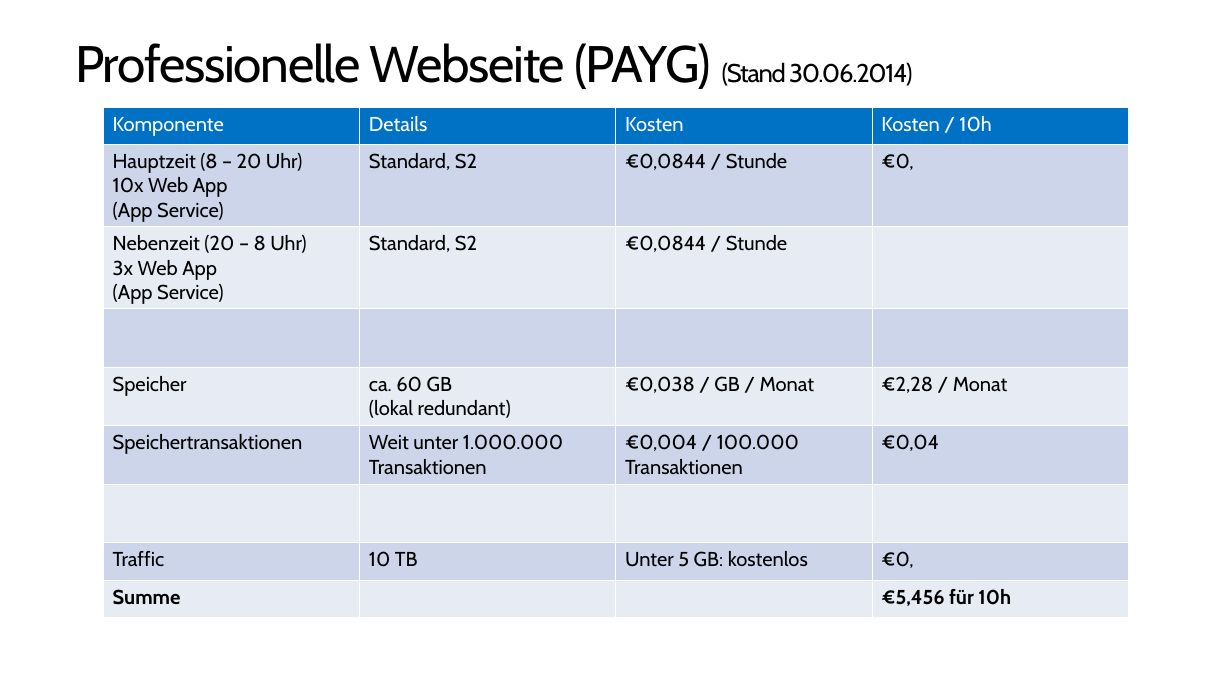
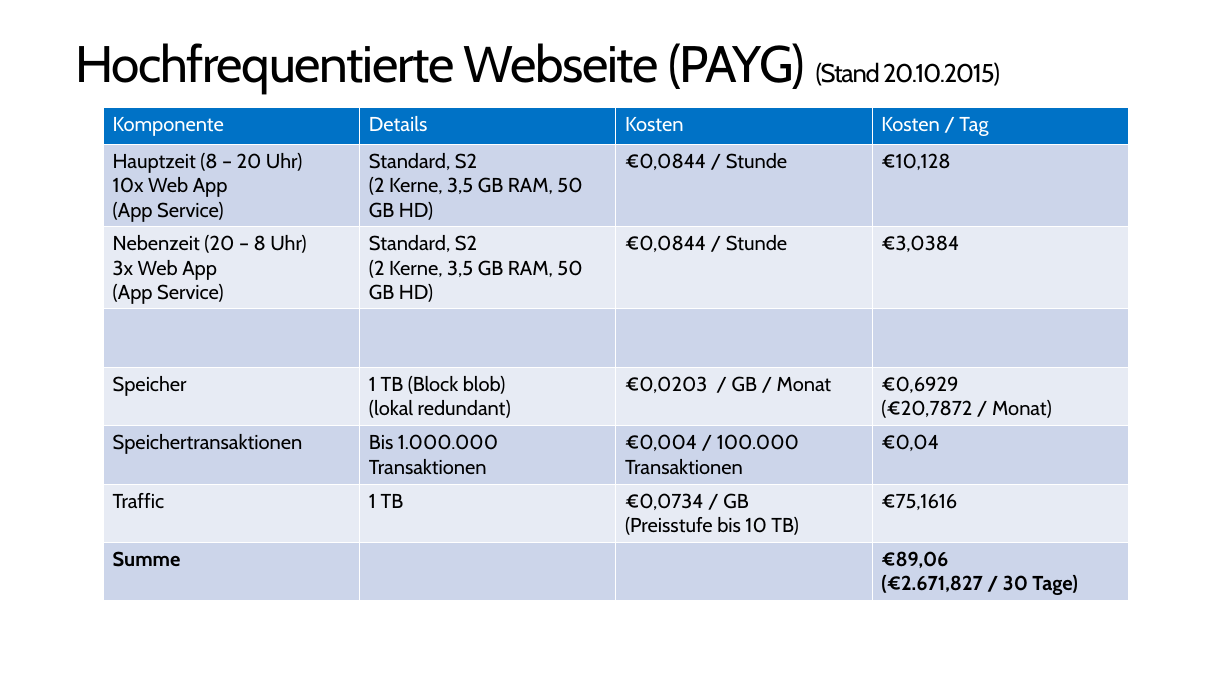
Before and after one commit to pkirch/hybridit15, a slide deck: slide 7 of Modul3/FY16Q2 Azure Kosten & Sicherheit (IT Camp Hybrid IT).pptx. Drawn at 1232x693 pixels with LibreOffice and Linux fonts; fonts in the diff are those of the drawing. Boxes give left, top, right and bottom in pixels: in the first picture for what was removed or moved away, otherwise in the second. Text is boxed around its words. In the diff, an @@ line names an element or a change of style, - is before the commit and + after.

```diff
--- a/Modul3/FY16Q2 Azure Kosten & Sicherheit (IT Camp Hybrid IT).pptx
+++ b/Modul3/FY16Q2 Azure Kosten & Sicherheit (IT Camp Hybrid IT).pptx
@@ title at (x1=75, y1=43, x2=1000, y2=93): text changed @@
-Professionelle Webseite (PAYG) (Stand 30.06.2014)
+Hochfrequentierte Webseite (PAYG) (Stand 20.10.2015)
@@ table at (x1=103, y1=107, x2=1129, y2=599) @@
-row 1, column 4: Kosten / 10h
+row 1, column 4: Kosten / Tag
-row 2, column 2: Standard, S2
+row 2, column 2: Standard, S2 / (2 Kerne, 3,5 GB RAM, 50 GB HD)
-row 2, column 4: €0,
+row 2, column 4: €10,128
-row 3, column 2: Standard, S2
+row 3, column 2: Standard, S2 / (2 Kerne, 3,5 GB RAM, 50 GB HD)
-row 3, column 4: 
+row 3, column 4: €3,0384
-row 5: Speicher | ca. 60 GB / (lokal redundant) | €0,038 / GB / Monat | €2,28 / Monat
-row 6: Speichertransaktionen | Weit unter 1.000.000 Transaktionen | €0,004 / 100.000 Transaktionen | €0,04
-row 7:  |  |  | 
-row 8: Traffic | 10 TB | Unter 5 GB: kostenlos | €0,
-row 9: Summe |  |  | €5,456 für 10h
+row 5: Speicher | 1 TB (Block blob) / (lokal redundant) | €0,0203 / GB / Monat | €0,6929 / (€20,7872 / Monat)
+row 6: Speichertransaktionen | Bis 1.000.000 Transaktionen | €0,004 / 100.000 Transaktionen | €0,04
+row 7: Traffic | 1 TB | €0,0734 / GB / (Preisstufe bis 10 TB) | €75,1616
+row 8: Summe |  |  | €89,06 / (€2.671,827 / 30 Tage)
```
Also in this commit, not shown: 2 other slides changed, 1 slide removed.
